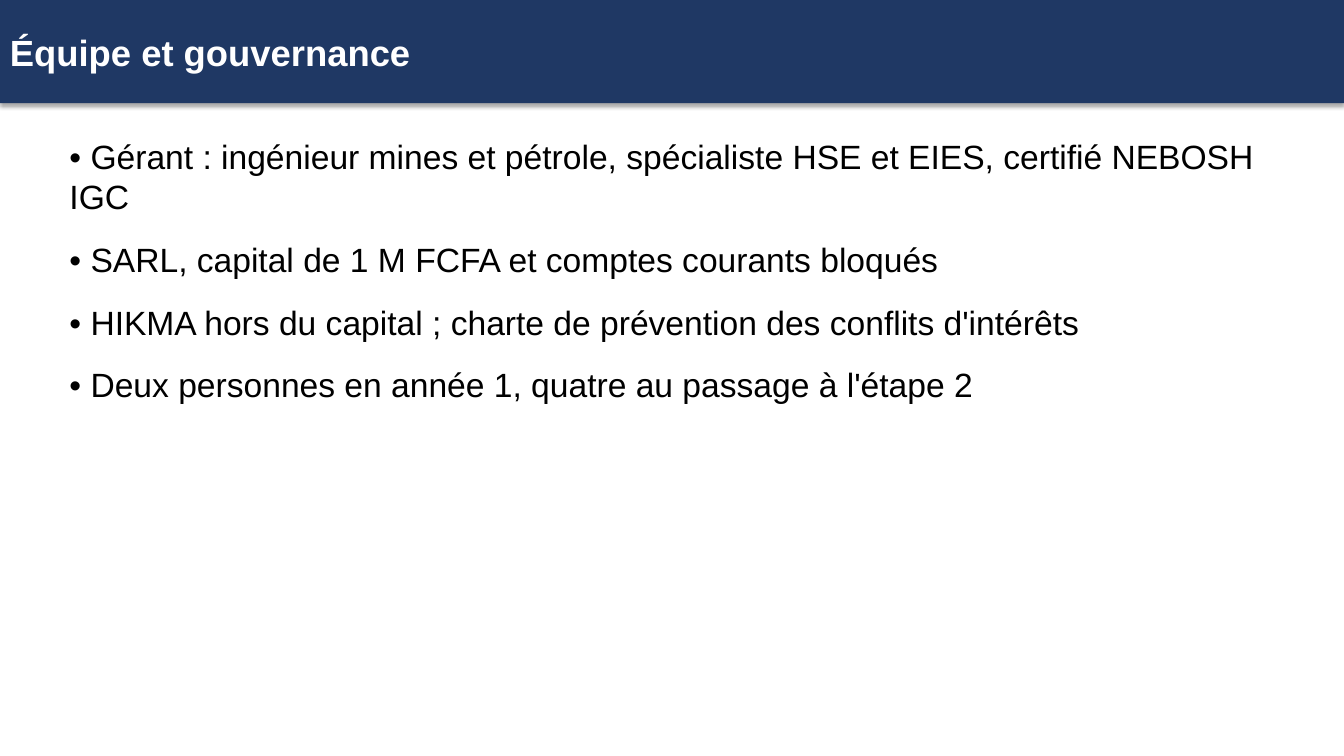
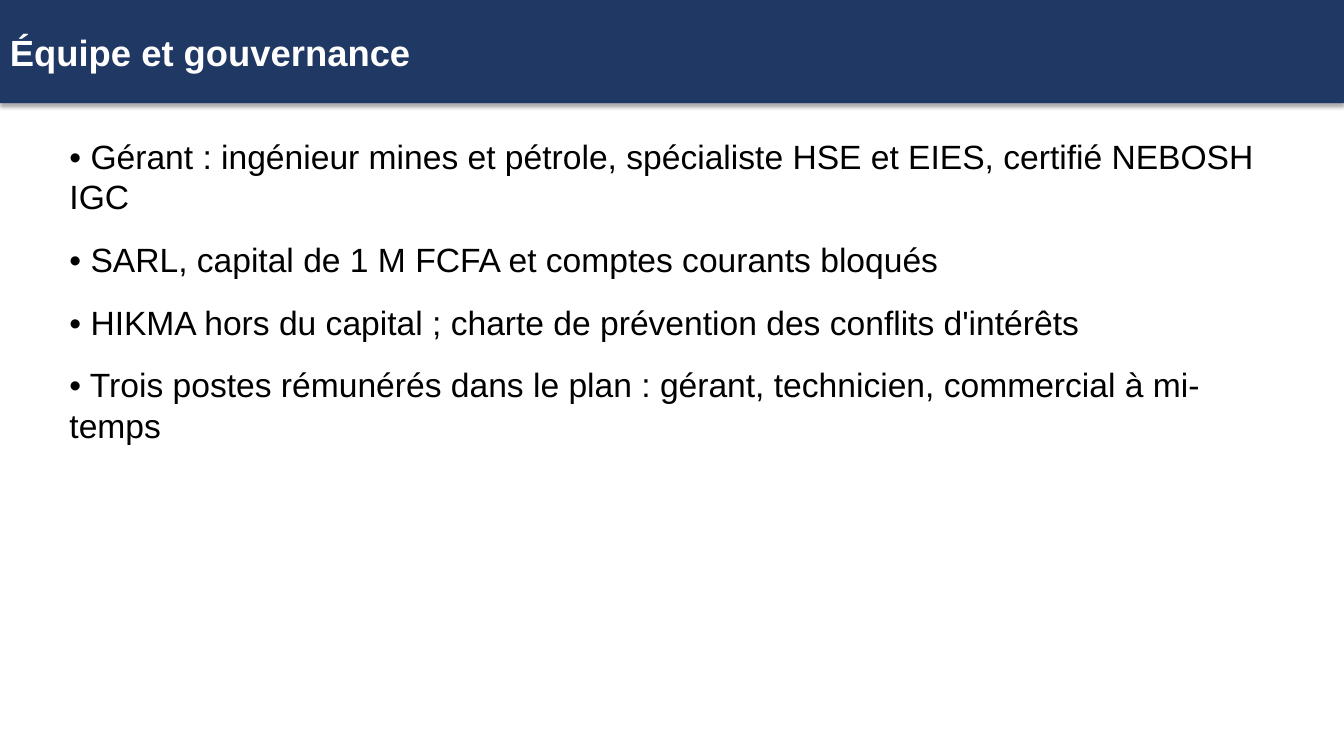
Before and after one commit to AhmadHabibou/petrosmart-tools, a slide deck: slide 7 of huiles-usagees/17_synthese/livrables/2026-11-18 Huiles usagees Presentation banque.pptx. Drawn at 1344x756 pixels with LibreOffice and Linux fonts; fonts in the diff are those of the drawing. Boxes give left, top, right and bottom in pixels: in the first picture for what was removed or moved away, otherwise in the second. Text is boxed around its words. In the diff, an @@ line names an element or a change of style, - is before the commit and + after.

```diff
--- a/huiles-usagees/17_synthese/livrables/2026-11-18 Huiles usagees Presentation banque.pptx
+++ b/huiles-usagees/17_synthese/livrables/2026-11-18 Huiles usagees Presentation banque.pptx
@@ text at <box>69,372,1200,445</box>: text changed @@
-• Deux personnes en année 1, quatre au passage à l'étape 2
+• Trois postes rémunérés dans le plan : gérant, technicien, commercial à mi-temps
```
Also in this commit, not shown: 6 other slides changed, 13 other files.
